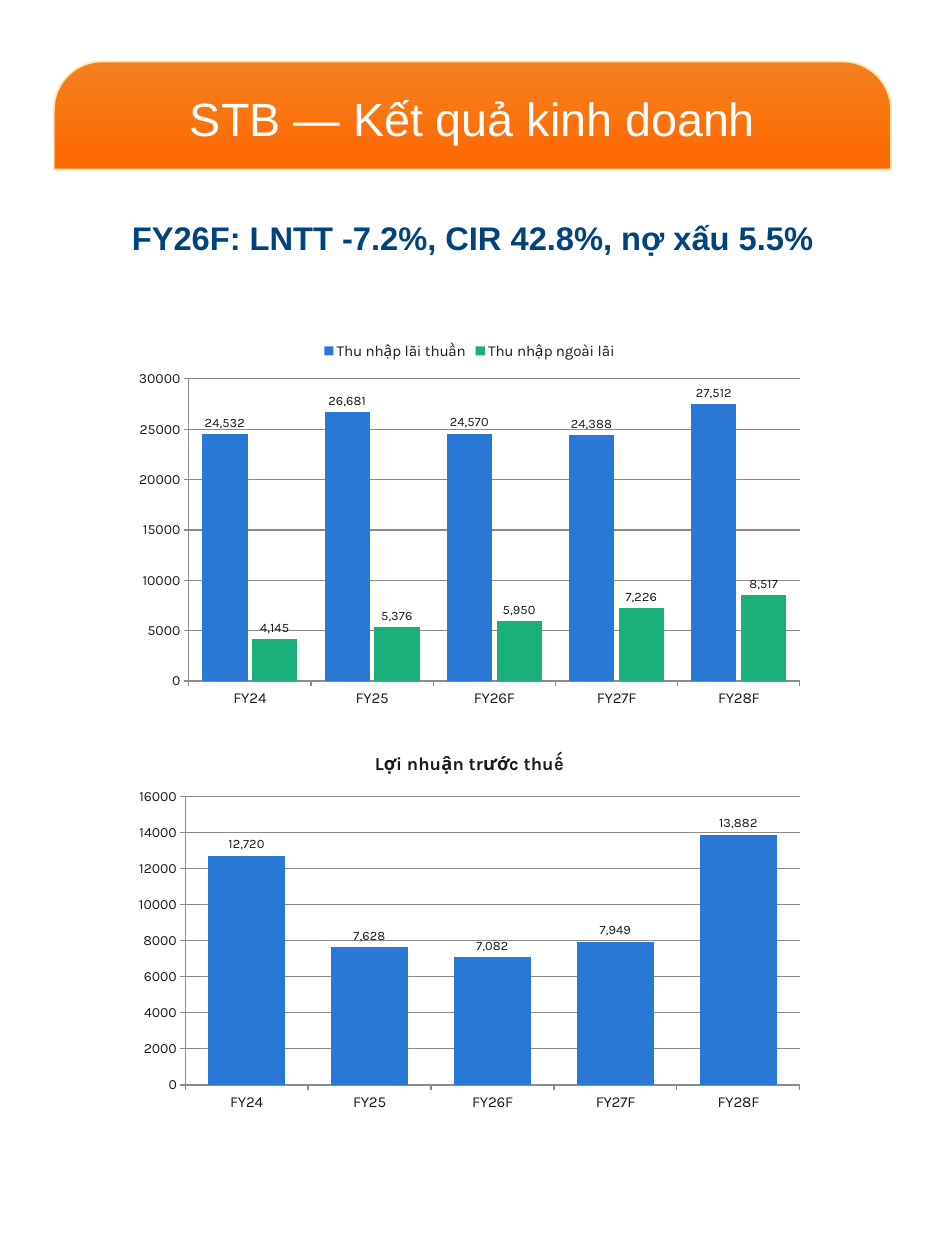
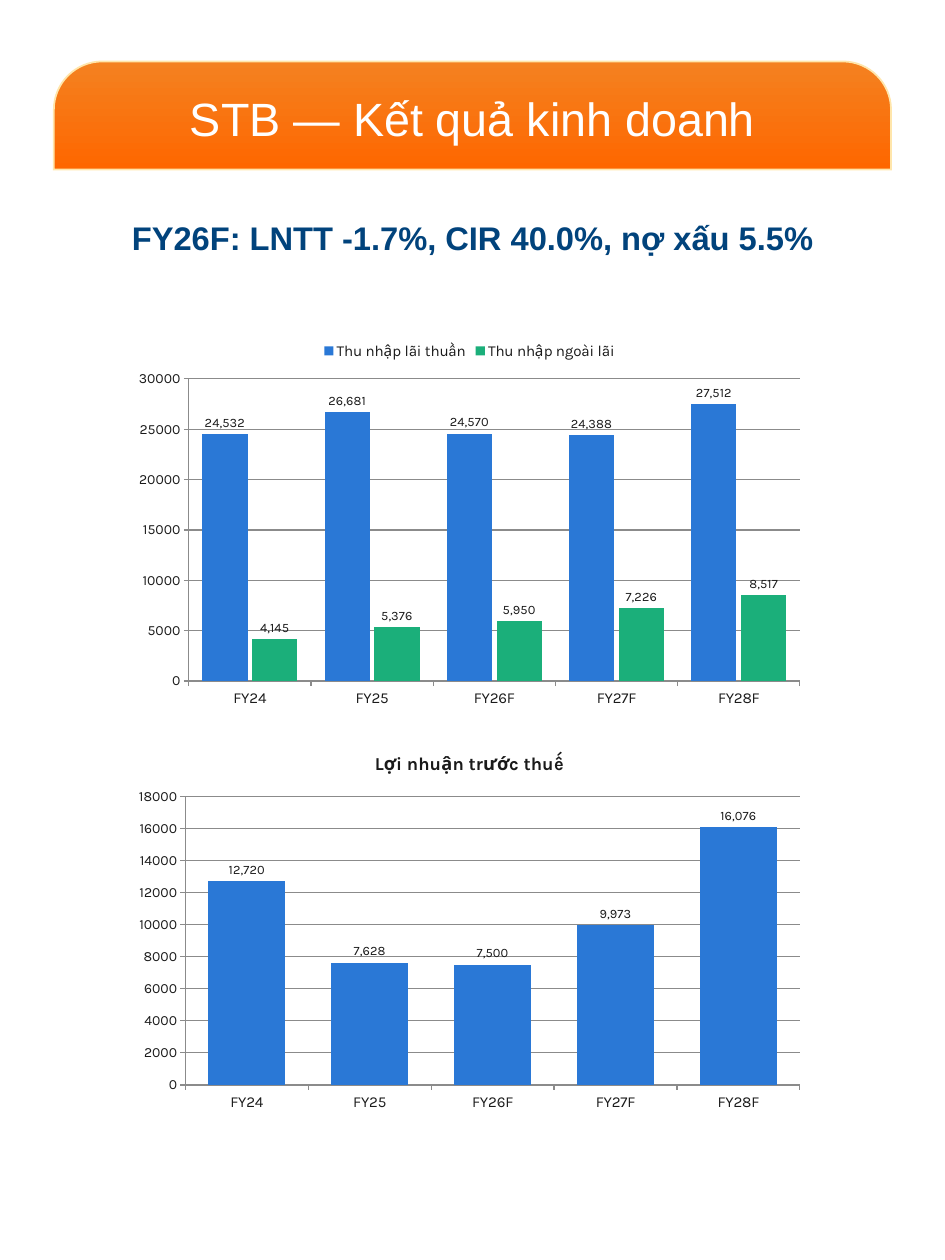
Before and after one commit to datquanton/verbose-guide, a slide deck: slide 8 of MASVN_Mobile_Report_STB_FPT_2Q26_EN_VN.pptx. Drawn at 945x1260 pixels with LibreOffice and Linux fonts; fonts in the diff are those of the drawing; background and template pictures are left out. Boxes give left, top, right and bottom in pixels: in the first picture for what was removed or moved away, otherwise in the second. Text is boxed around its words. In the diff, an @@ line names an element or a change of style, - is before the commit and + after.

```diff
--- a/MASVN_Mobile_Report_STB_FPT_2Q26_EN_VN.pptx
+++ b/MASVN_Mobile_Report_STB_FPT_2Q26_EN_VN.pptx
@@ text at box(132, 225, 813, 256): text changed @@
-FY26F: LNTT -7.2%, CIR 42.8%, nợ xấu 5.5%
+FY26F: LNTT -1.7%, CIR 40.0%, nợ xấu 5.5%
@@ column chart at box(125, 737, 814, 1119) @@
@@ Lợi nhuận trước thuế, FY26F: 7082 to 7500 @@
@@ Lợi nhuận trước thuế, FY27F: 7949 to 9973 @@
@@ Lợi nhuận trước thuế, FY28F: 13882 to 16076 @@
```
Also in this commit, not shown: 7 other slides changed, 12 other files.
